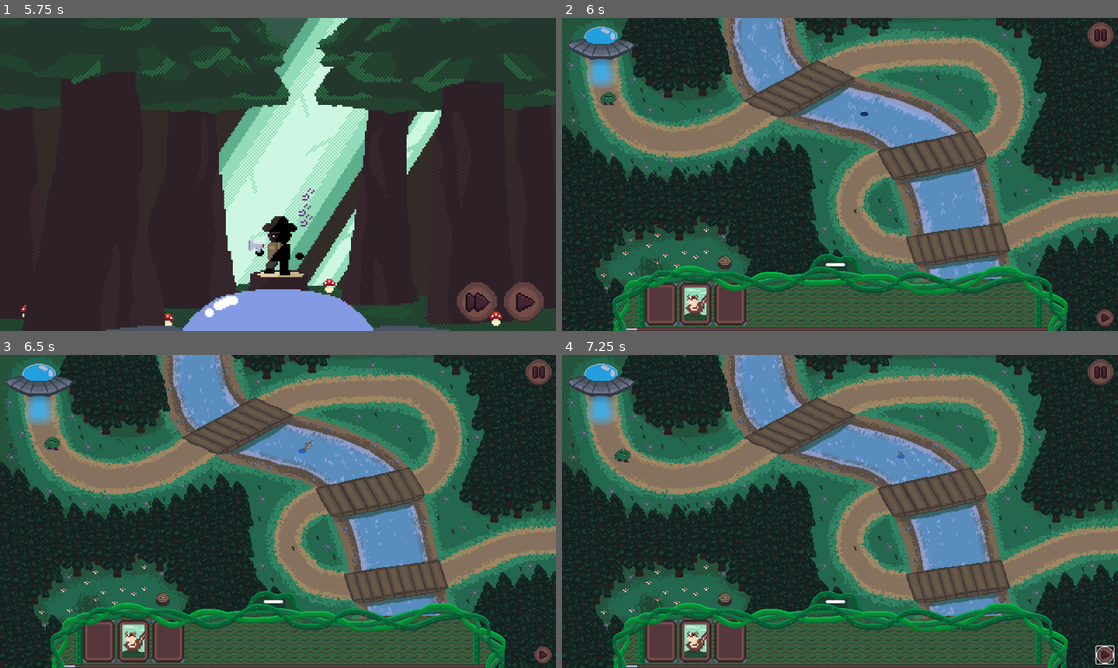
Above: before the commit, frames 1-4 (two rows, left to right).
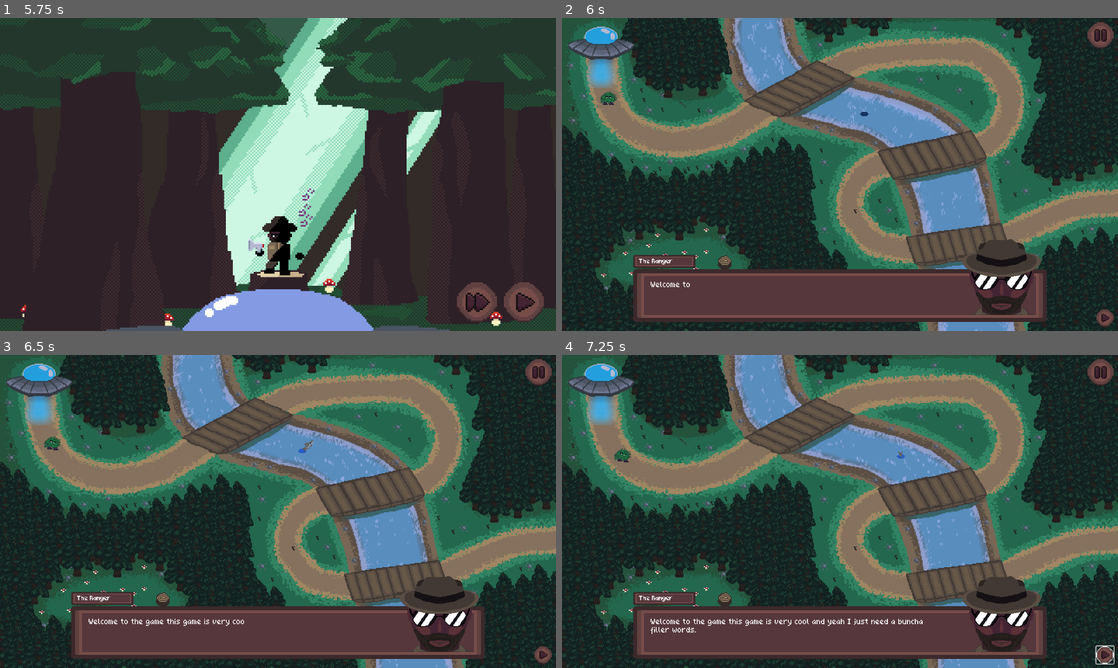
Above: after the commit, the same moments.

Repository: WilliamPickle/Aegis-of-Evergreen
Game: Godot game, scene res://scenes/current_scene.tscn
Same seed, same stepped clock (60 frames per second), same inputs: the game is played once before the commit and once after it.
Inputs (mouse positions are in pixels of both pictures, inside the frame that each line leads up to):
- Up to frame 1 (5.75 s): click (278, 174) at 0.5 s; click "Play" at 1.25 s; tap Enter at 2 s; move the mouse to (400, 158) at 2.02 s; hold Middle mouse button (MouseMiddle) 2.03-2.75 s; click (522, 302) at 2.75 s; move the mouse to (166, 190) at 3.52 s; tap Mouse wheel down (MouseWheelDown) at 3.6 s; click (522, 302) at 4.25 s; move the mouse to (333, 105) at 5.02 s; tap Mouse wheel up (MouseWheelUp) at 5.1 s
- Up to frame 2 (6 s): click "Skip cutscene" at 5.75 s
- Up to frame 3 (6.5 s): no input
- Up to frame 4 (7.25 s): click (1106, 655) at 6.5 s

Frame 1 is identical in both runs. In frame 2, 16% of the frame differs, in the area x 9-91%, y 70-100%; in frame 3, 16%; in frame 4, 16%.

Commit message:
Dialogue Rough Version
Added it. it's a lil rough right now but i just wanted to get feedback on how it feels.

Diff:
--- /dev/null
+++ b/assets/fonts/dialogue_box_basic.tres
@@ -0,0 +1,6 @@
+[gd_resource type="LabelSettings" load_steps=2 format=3 uid="uid://cqhfo5t22fm0c"]
+
+[ext_resource type="FontFile" uid="uid://c1bsj8ugs22bk" path="res://assets/fonts/quaver.ttf" id="1_0l2ch"]
+
+[resource]
+font = ExtResource("1_0l2ch")
--- a/scenes/level_1.tscn
+++ b/scenes/level_1.tscn
@@ -15,6 +15,11 @@
 [ext_resource type="Texture2D" uid="uid://fhs00mxuq76t" path="res://assets/sprites/icons and buttons/play_button_highlighted_final.png" id="10_7gny6"]
 [ext_resource type="PackedScene" uid="uid://ynetxm1wdkoc" path="res://scenes/UI/pause_ui.tscn" id="14_2aecg"]
 [ext_resource type="PackedScene" uid="uid://bmw1rcaenfyvo" path="res://scenes/UI/scrollbar_ui.tscn" id="15_6dial"]
+[ext_resource type="Script" uid="uid://b2ekeiy2hrsh5" path="res://scripts/UI/ui_script.gd" id="16_7nomh"]
+[ext_resource type="Script" uid="uid://ie1q8lhylawu" path="res://scripts/UI/dialogue_script.gd" id="17_1s4pk"]
+[ext_resource type="Texture2D" uid="uid://bhx21ykgukmgn" path="res://assets/sprites/icons and buttons/dialogue_box.png" id="18_2cbcq"]
+[ext_resource type="LabelSettings" uid="uid://cqhfo5t22fm0c" path="res://assets/fonts/dialogue_box_basic.tres" id="19_isj1j"]
+[ext_resource type="Texture2D" uid="uid://dacpk0o2pbt6e" path="res://assets/sprites/test sprites/ranger_smile.png" id="20_isj1j"]
 
 [sub_resource type="AtlasTexture" id="AtlasTexture_1s4pk"]
 atlas = ExtResource("1_2os1m")
@@ -178,6 +183,8 @@
 texture = ExtResource("3_5xbjy")
 
 [sub_resource type="StyleBoxTexture" id="StyleBoxTexture_7nomh"]
+
+[sub_resource type="StyleBoxEmpty" id="StyleBoxEmpty_so66j"]
 
 [node name="map1" type="Node2D"]
 
@@ -318,5 +325,119 @@
 placement_mask = NodePath("../PlacementCollisions")
 card_type = Array[String](["Tower", "Chipmunk", "Honey_Comb"])
 
+[node name="DialogueUI" type="CanvasLayer" parent="."]
+script = ExtResource("16_7nomh")
+pausable = true
+metadata/_custom_type_script = "uid://b2ekeiy2hrsh5"
+
+[node name="DialogueBox" type="Control" parent="DialogueUI" node_paths=PackedStringArray("continue_button", "label_container", "timer", "node_to_hide")]
+layout_mode = 3
+anchors_preset = 0
+offset_right = 40.0
+offset_bottom = 40.0
+script = ExtResource("17_1s4pk")
+continue_button = NodePath("Button")
+label_container = NodePath("DialogueLabels")
+timer = NodePath("Timer")
+text_speed = 0.01
+send_wave_signal = true
+hide_node = true
+node_to_hide = NodePath("../../ScrollbarUI")
+metadata/_custom_type_script = "uid://ie1q8lhylawu"
+
+[node name="BoxTexture" type="TextureRect" parent="DialogueUI/DialogueBox"]
+layout_mode = 0
+offset_right = 1280.0
+offset_bottom = 720.0
+mouse_filter = 2
+texture = ExtResource("18_2cbcq")
+
+[node name="Speaker" type="Label" parent="DialogueUI/DialogueBox"]
+layout_mode = 0
+offset_left = 177.0
+offset_top = 554.0
+offset_right = 282.0
+offset_bottom = 570.0
+scale = Vector2(0.8, 0.8)
+text = "The Ranger"
+label_settings = ExtResource("19_isj1j")
+autowrap_mode = 2
+
+[node name="Button" type="Button" parent="DialogueUI/DialogueBox"]
+layout_mode = 0
+offset_left = 164.0
+offset_top = 578.0
+offset_right = 1116.0
+offset_bottom = 699.0
+theme_override_styles/focus = SubResource("StyleBoxEmpty_so66j")
+theme_override_styles/disabled = SubResource("StyleBoxEmpty_so66j")
+theme_override_styles/hover_pressed = SubResource("StyleBoxEmpty_so66j")
+theme_override_styles/hover = SubResource("StyleBoxEmpty_so66j")
+theme_override_styles/pressed = SubResource("StyleBoxEmpty_so66j")
+theme_override_styles/normal = SubResource("StyleBoxEmpty_so66j")
+
+[node name="Timer" type="Timer" parent="DialogueUI/DialogueBox"]
+
+[node name="RangerIcon" type="TextureRect" parent="DialogueUI/DialogueBox"]
+layout_mode = 0
+offset_left = 921.0
+offset_top = 509.0
+offset_right = 1123.0
+offset_bottom = 702.0
+scale = Vector2(0.9, 0.9)
+texture = ExtResource("20_isj1j")
+
+[node name="DialogueLabels" type="Control" parent="DialogueUI/DialogueBox"]
+anchors_preset = 0
+offset_left = 189.0
+offset_top = 594.0
+offset_right = 940.0
+offset_bottom = 683.0
+mouse_filter = 2
+
+[node name="Label" type="Label" parent="DialogueUI/DialogueBox/DialogueLabels"]
+visible = false
+layout_mode = 0
+offset_left = 15.0
+offset_top = 13.0
+offset_right = 681.0
+offset_bottom = 76.0
+text = "Welcome to the game this game is very cool and yeah I just need a buncha filler words."
+label_settings = ExtResource("19_isj1j")
+autowrap_mode = 2
+
+[node name="Label2" type="Label" parent="DialogueUI/DialogueBox/DialogueLabels"]
+visible = false
+layout_mode = 0
+offset_left = 15.0
+offset_top = 13.0
+offset_right = 681.0
+offset_bottom = 76.0
+text = "Here's the second dialogue box before the wave starts probably. Maybe i should type out some more sample text though..."
+label_settings = ExtResource("19_isj1j")
+autowrap_mode = 2
+
+[node name="Label3" type="Label" parent="DialogueUI/DialogueBox/DialogueLabels"]
+visible = false
+layout_mode = 0
+offset_left = 15.0
+offset_top = 13.0
+offset_right = 681.0
+offset_bottom = 76.0
+text = "Indeed here is another sample text."
+label_settings = ExtResource("19_isj1j")
+autowrap_mode = 2
+
+[node name="Label4" type="Label" parent="DialogueUI/DialogueBox/DialogueLabels"]
+visible = false
+layout_mode = 0
+offset_left = 15.0
+offset_top = 13.0
+offset_right = 681.0
+offset_bottom = 76.0
+text = "This is the end."
+label_settings = ExtResource("19_isj1j")
+autowrap_mode = 2
+
 [connection signal="timeout" from="WaveSpawner/EnemyDelay" to="WaveSpawner" method="_on_enemy_delay_timeout"]
 [connection signal="button_down" from="Start Button/MarginContainer/VBoxContainer/HBoxContainer/StartWave" to="WaveSpawner" method="_on_start_wave"]
--- a/scripts/Enemies/wave_spawner.gd
+++ b/scripts/Enemies/wave_spawner.gd
@@ -1,9 +1,17 @@
 extends Node2D
 
+# variables for the actual wave spawning
 @export var timer: Timer
 @export var path_2d: Path2D
 @export var path_spread: float
 var bush := preload("res://scenes/Enemies/blackberry_bush.tscn")
+
+# variables to initialize waves after dialogue
+@onready var lvl1_dialogue: DialogueBox = $"../DialogueUI/DialogueBox"
+
+
+func _ready() -> void:
+	lvl1_dialogue.start_wave.connect(_on_start_wave)
 
 # later on this function can be changed to only send out level 1.
 # await makes it so you must wait for the previous enemies to send out first
--- /dev/null
+++ b/scripts/UI/dialogue_script.gd
@@ -0,0 +1,78 @@
+extends Control
+class_name DialogueBox
+signal start_wave
+# This is to run the dialogue without user clicking
+signal start_dialogue
+
+# text handling variables
+@export var continue_button : Button
+@export var label_container : Control
+@export var timer : Timer
+@export var text_speed : float = 0.02
+var label_list := []
+var label_text : String
+var cur_label_index : int = 0
+var prev_label_index : int = 0
+
+# signal handling variables
+## This variable is primarily for WaveSpawner or any nodes that need
+## to activate after dialogue is done.
+@export var send_wave_signal = false
+
+# variable to hide scrollbar basically
+@export var hide_node : bool = false
+@export var node_to_hide : Node
+
+@onready var wave_spawner: Node2D = $"../../WaveSpawner"
+
+func _ready() -> void:
+	# to hide the scroll bar when dialogue active
+	if hide_node:
+		node_to_hide.visible = false
+
+	# set up dialogue list to itterate through
+	for i in range(label_container.get_child_count()):
+		label_list.append(label_container.get_child(i))
+	continue_button.button_down.connect(display_dialogue)
+	start_dialogue.connect(display_dialogue)
+	emit_signal("start_dialogue")
+
+
+
+func display_dialogue():
+	# stuff to do once dialogue is done
+	if cur_label_index == len(label_list):
+		print("ran")
+		if hide_node:
+			node_to_hide.visible = true
+		self.visible = false
+
+		# this might be made more modular in the future but currently
+		# not sure if dialogue will activate anything else
+		if send_wave_signal:
+			emit_signal("start_wave")
+		print("last dialogue just finished.")
+		return
+
+	continue_button.visible = false
+	# update variables
+	var current_label = label_list[cur_label_index]
+	label_text = current_label.text
+
+	# activate the text
+	label_list[prev_label_index].visible = false
+	current_label.text = ""
+	current_label.visible = true
+
+	# loop through each string and show them individually
+	timer.wait_time = text_speed
+	for letter in label_text:
+		timer.start()
+		await timer.timeout
+		current_label.text += letter
+
+	# update index
+	prev_label_index = cur_label_index
+	cur_label_index += 1
+
+	continue_button.visible = true
Binary file added: assets/sprites/icons and buttons/dialogue_box.png
Not shown, added: assets/sprites/icons and buttons/dialogue_box.png.import
Binary file added: assets/sprites/test sprites/ranger_smile.png
Not shown, added: assets/sprites/test sprites/ranger_smile.png.import
Not shown: 1 places in scenes/level_1.tscn that only renumber resources
Not shown, added: scripts/UI/dialogue_script.gd.uid
